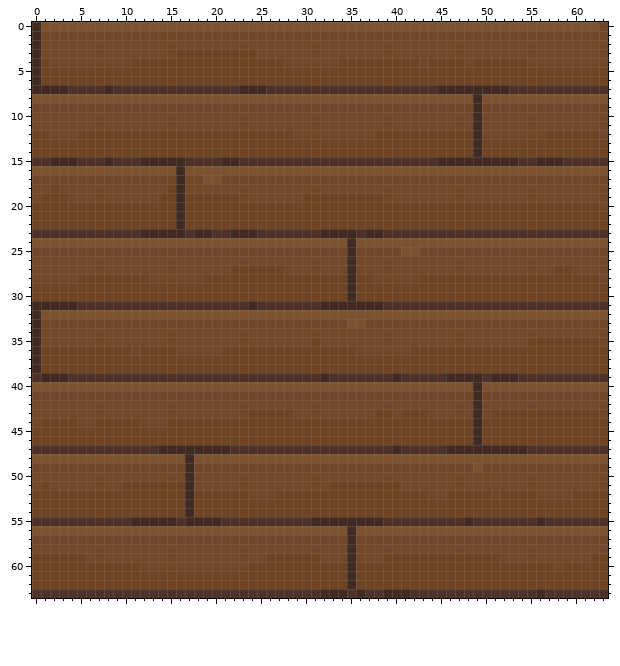
Two versions of one pixel-art sprite, wizard_battler/Graphics/Tiles/WoodTile.png. Above is the file before it was changed.
The file is 64x64 pixels.
After the commit:
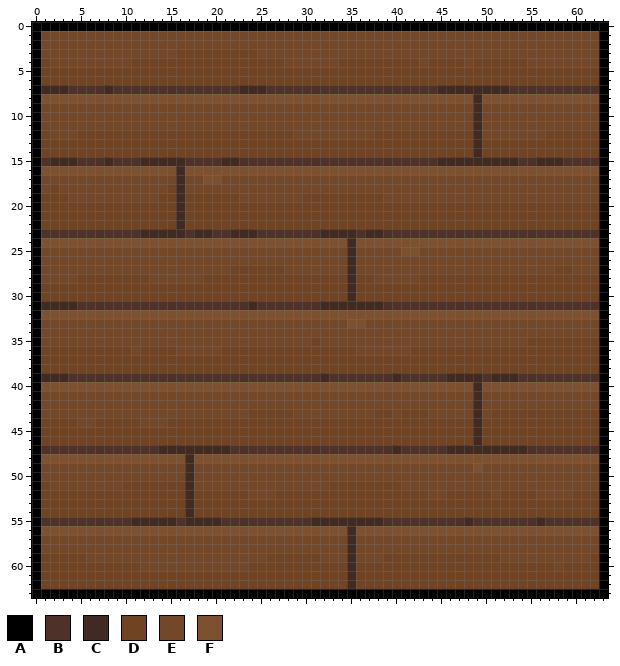
Palette (. is transparent): A #000000  B #4e3229  C #412a22  D #704322  E #734829  F #7d502f
The exact change:
y 0: x 0..63 CFFFFFFFFFFFFFFFFFFFFFFFFFFFFFFFFFFFFFFFFFFFFFFFFFFFFFFFFFFFFFFD -> AAAAAAAAAAAAAAAAAAAAAAAAAAAAAAAAAAAAAAAAAAAAAAAAAAAAAAAAAAAAAAAA
y 1..4: x 0 C -> A; x 63 E -> A
y 5..6: x 0 C -> A; x 63 D -> A
y 7: x 0 C -> A; x 63 B -> A
y 8: x 0 F -> A; x 63 F -> A
y 9..11: x 0 E -> A; x 63 E -> A
y 12: x 0 D -> A; x 63 E -> A
y 13..14: x 0 D -> A; x 63 D -> A
y 15: x 0 B -> A; x 63 B -> A
y 16: x 0 F -> A; x 63 F -> A
y 17..19: x 0 E -> A; x 63 E -> A
y 20: x 0 D -> A; x 63 E -> A
y 21..22: x 0 D -> A; x 63 D -> A
y 23: x 0 B -> A; x 63 B -> A
y 24: x 0 F -> A; x 63 F -> A
y 25..28: x 0 E -> A; x 63 E -> A
y 29..30: x 0 D -> A; x 63 D -> A
y 31: x 0 C -> A; x 63 B -> A
y 32: x 0 C -> A; x 63 F -> A
y 33..35: x 0 C -> A; x 63 E -> A
y 36..38: x 0 C -> A; x 63 D -> A
y 39: x 0 B -> A; x 63 B -> A
y 40: x 0 F -> A; x 63 F -> A
y 41..43: x 0 E -> A; x 63 E -> A
y 44: x 0 E -> A; x 63 D -> A
y 45..46: x 0 D -> A; x 63 D -> A
y 47: x 0 B -> A; x 63 B -> A
y 48: x 0 F -> A; x 63 F -> A
y 49..51: x 0 E -> A; x 63 E -> A
y 52..54: x 0 D -> A; x 63 D -> A
y 55: x 0 B -> A; x 63 B -> A
y 56: x 0 F -> A; x 63 F -> A
y 57..58: x 0 E -> A; x 63 E -> A
y 59..62: x 0 D -> A; x 63 D -> A
y 63: x 0..63 BBBBBBBBBBBBBBBBBBBBBBBBBBBBBBBBCCCBCBBCCCBBBBBBBBBBBBBBCBBBBBBB -> AAAAAAAAAAAAAAAAAAAAAAAAAAAAAAAAAAAAAAAAAAAAAAAAAAAAAAAAAAAAAAAA
Boxes around the changes in both pictures, in picture pixels (x1, y1, x2, y2):
changed: (32, 22, 608, 598)
